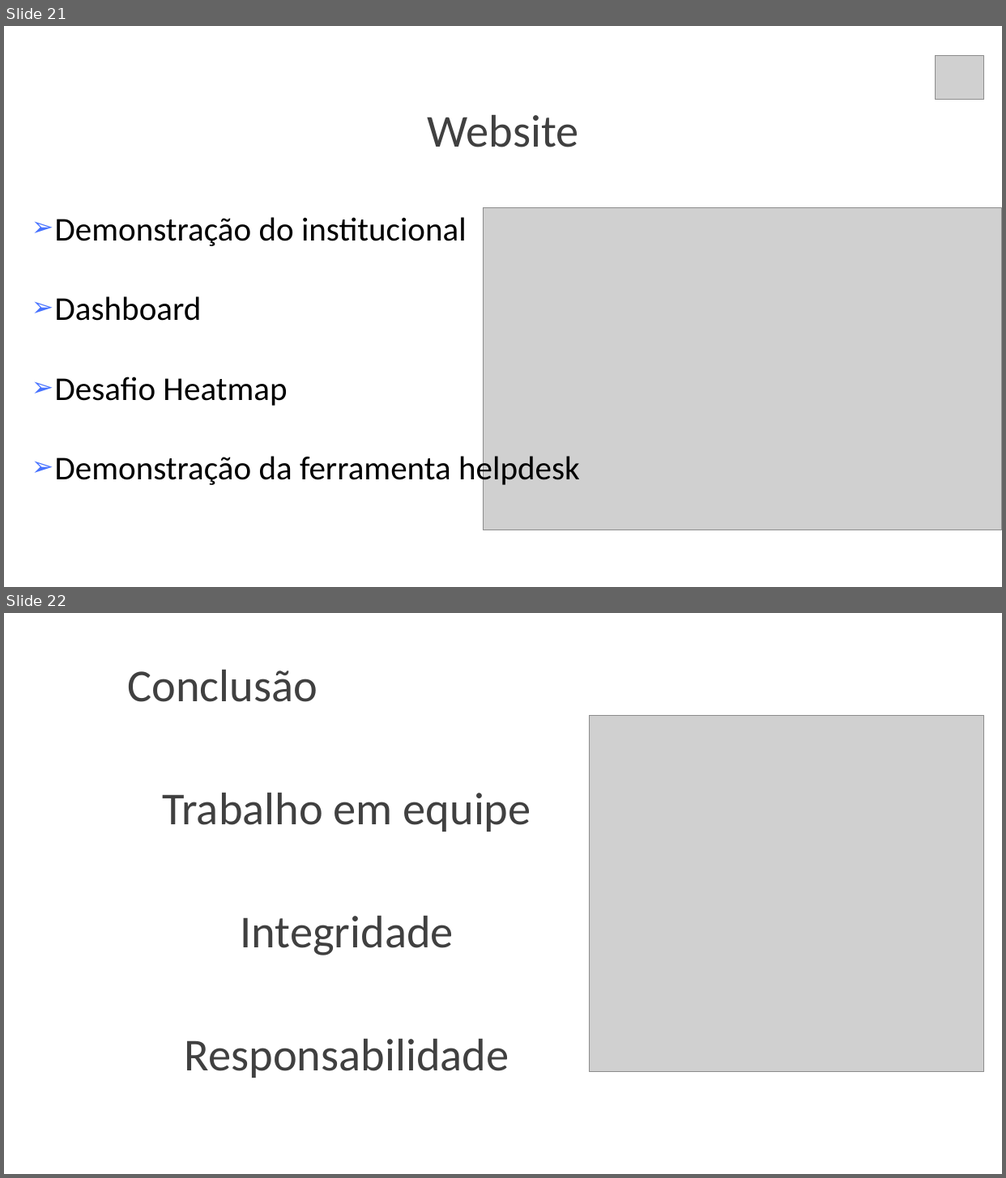
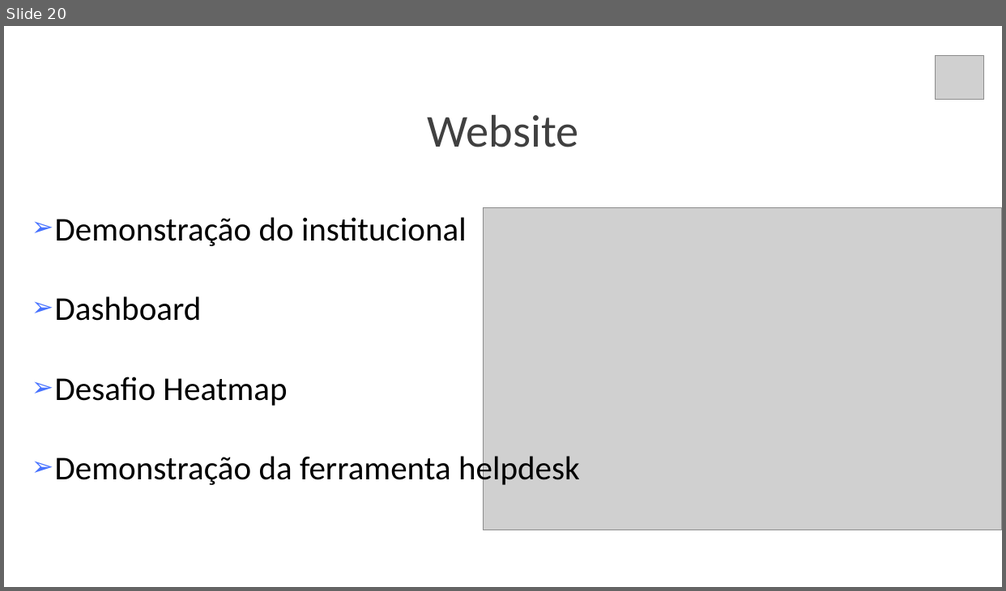
Before and after one commit to larissaSousa1998/segunda-sprint, a slide deck: Documentacao/Sobre o projeto/Apresentação Synergy.pptx. Shown one above the other, each under a label of ours: slides 21 and 22 before the commit, slide 20 after it. The pictures are 1006x1178 and 1006x591 pixels, drawn with LibreOffice and Linux fonts; fonts in the diff are those of the drawing; grey boxes stand for pictures. Boxes give left, top, right and bottom in pixels: in the first picture for what was removed or moved away, otherwise in the second. Text is boxed around its words. In the diff, an @@ line names an element or a change of style, - is before the commit and + after.

```diff
--- a/Documentacao/Sobre o projeto/Apresentação Synergy.pptx
+++ b/Documentacao/Sobre o projeto/Apresentação Synergy.pptx
@@ slide 22 removed at (4,613,1002,1174), background #FFFFFF @@
@@ text removed at (127,670,317,702) @@
-Conclusão
@@ picture removed at (590,715,984,1072) @@
@@ text removed at (162,793,531,832) @@
-Trabalho em equipe
@@ text removed at (241,916,454,956) @@
-Integridade
@@ text removed at (185,1039,509,1078) @@
-Responsabilidade
@@ what was slide 21 is now slide 20 @@
```
Also in this commit, not shown: 4 slides changed, 1 slide added, 1 other slide removed.
